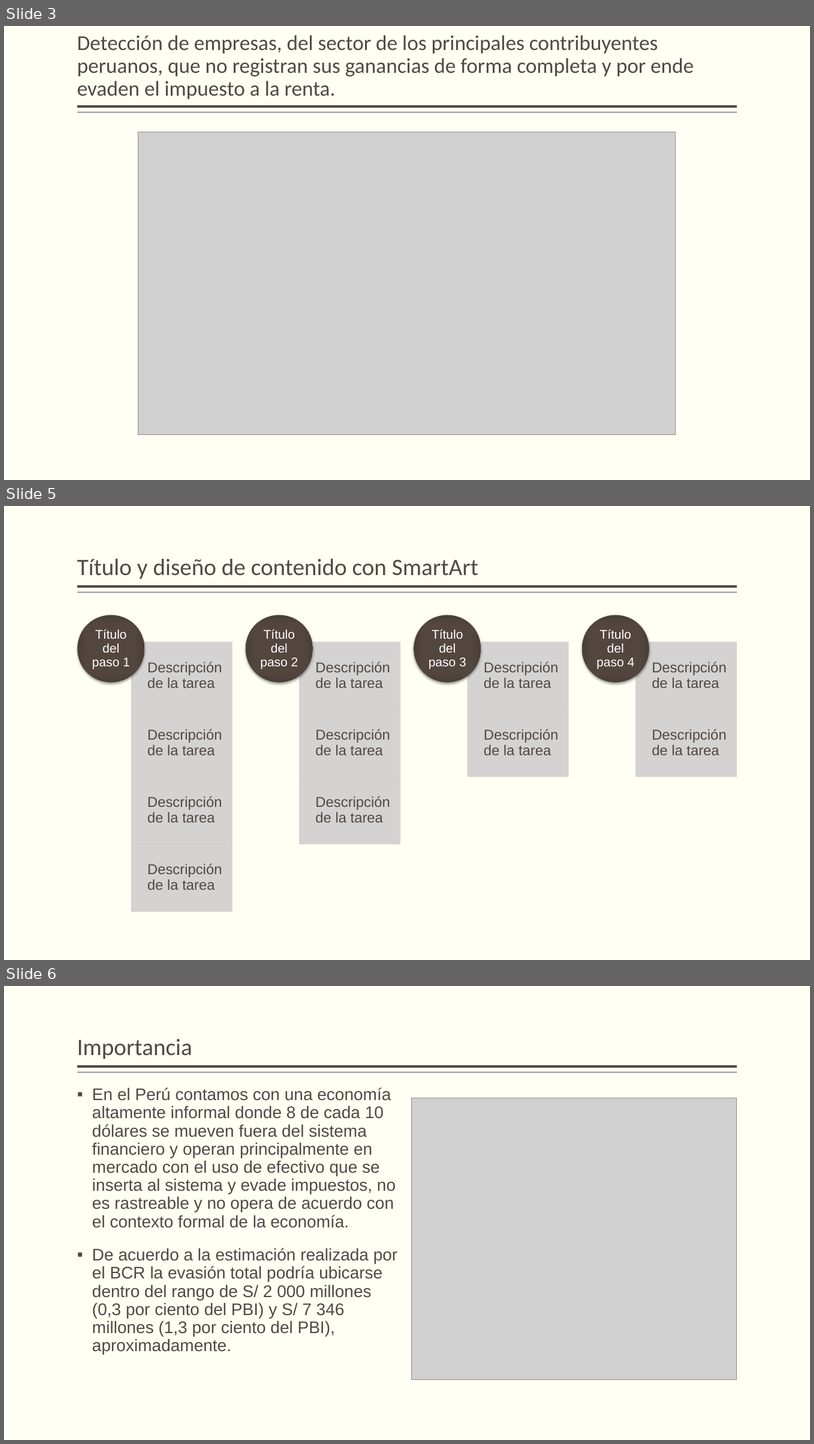
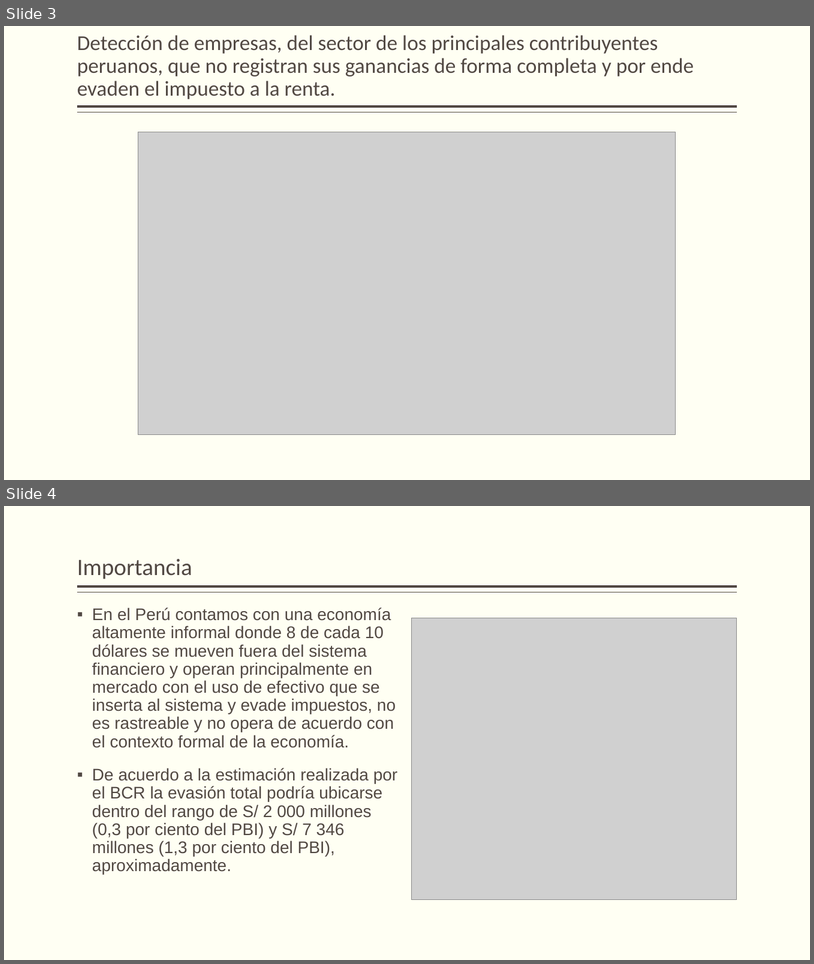
Before and after one commit to frankche88/banking-api-clean-architecture, a slide deck: tesis_cap1/MODELO PARA DETECTAR LA EVASIÓN DEL IMPUESTO A.pptx. Shown one above the other, each under a label of ours: slides 3, 5 and 6 before the commit, slides 3 and 4 after it; the slides between them are not shown. The pictures are 814x1444 and 814x964 pixels, drawn with LibreOffice and Linux fonts; fonts in the diff are those of the drawing; grey boxes stand for pictures. Boxes give left, top, right and bottom in pixels: in the first picture for what was removed or moved away, otherwise in the second. Text is boxed around its words. In the diff, an @@ line names an element or a change of style, - is before the commit and + after.

```diff
--- a/tesis_cap1/MODELO PARA DETECTAR LA EVASIÓN DEL IMPUESTO A.pptx
+++ b/tesis_cap1/MODELO PARA DETECTAR LA EVASIÓN DEL IMPUESTO A.pptx
@@ slide 5 removed at (x1=4, y1=506, x2=810, y2=960), background #FFFFF3; not listed: 2 template elements that a slide beside it also shows @@
@@ title removed at (x1=77, y1=558, x2=479, y2=579) @@
-Título y diseño de contenido con SmartArt
@@ group removed at (x1=77, y1=615, x2=737, y2=912): 15 texts, 11 rectangles, 4 ellipses @@
-Descripción de la tarea
-Descripción de la tarea
-Descripción de la tarea
-Descripción de la tarea
-Título del paso 1
-Descripción de la tarea
-Descripción de la tarea
-Descripción de la tarea
-Título del paso 2
-Descripción de la tarea
-Descripción de la tarea
-Título del paso 3
-Descripción de la tarea
-Descripción de la tarea
-Título del paso 4
@@ what was slide 6 is now slide 4 @@
```
Also in this commit, not shown: 1 slide changed, 1 other slide removed, 1 other file.
